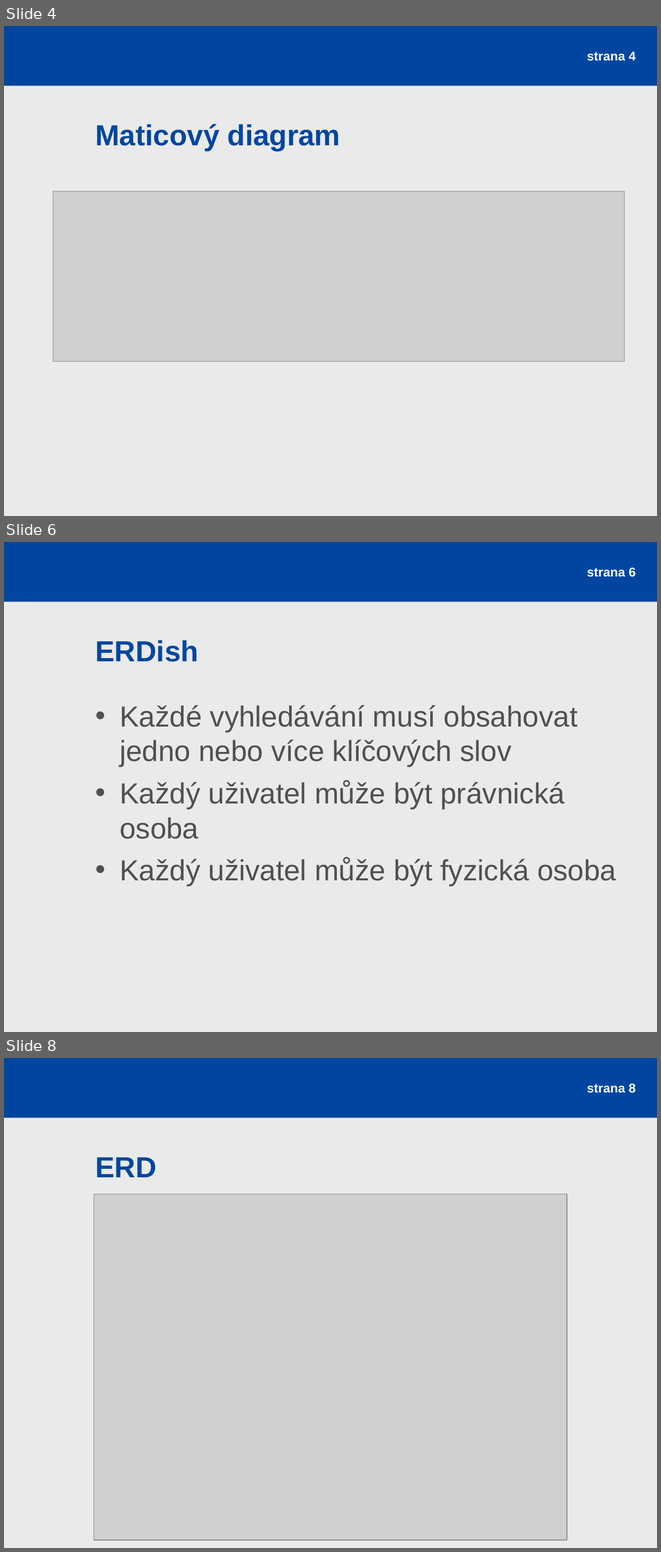
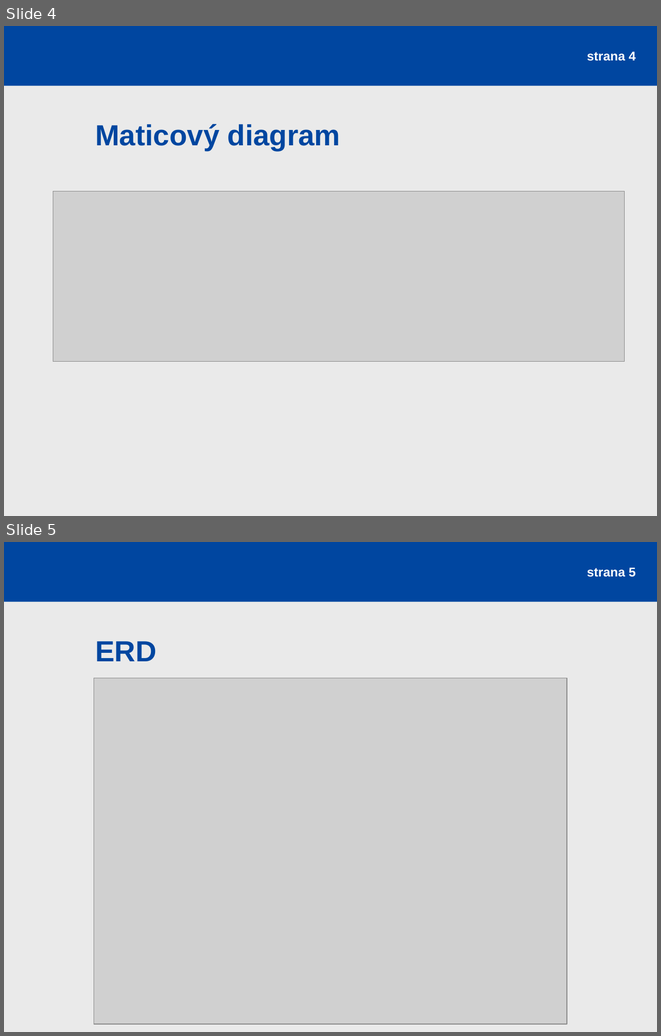
Before and after one commit to rajzik/databaze, a slide deck: prezentace.ppt. Shown one above the other, each under a label of ours: slides 4, 6 and 8 before the commit, slides 4 and 5 after it; the slides between them are not shown. The pictures are 661x1552 and 661x1036 pixels, drawn with LibreOffice and Linux fonts; fonts in the diff are those of the drawing; grey boxes stand for pictures. Boxes give left, top, right and bottom in pixels: in the first picture for what was removed or moved away, otherwise in the second. Text is boxed around its words. In the diff, an @@ line names an element or a change of style, - is before the commit and + after.

Commit message:
ERDish gone

```diff
--- a/prezentace.ppt
+++ b/prezentace.ppt
@@ slide 6 removed at bbox=[4, 542, 657, 1032], background #EAEAEA; not listed: 1 template element that a slide beside it also shows @@
@@ page number removed at bbox=[587, 567, 636, 577] @@
-strana 6
@@ title removed at bbox=[95, 640, 199, 662] @@
-ERDish
@@ text removed at bbox=[120, 705, 616, 885] @@
-• Každé vyhledávání musí obsahovat jedno nebo více klíčových slov
-• Každý uživatel může být právnická osoba
-• Každý uživatel může být fyzická osoba
@@ what was slide 8 is now slide 5 @@
@@ page number at bbox=[587, 567, 636, 577]: text changed @@
-strana 8
+strana 5
```
Also in this commit, not shown: 2 other slides removed.
